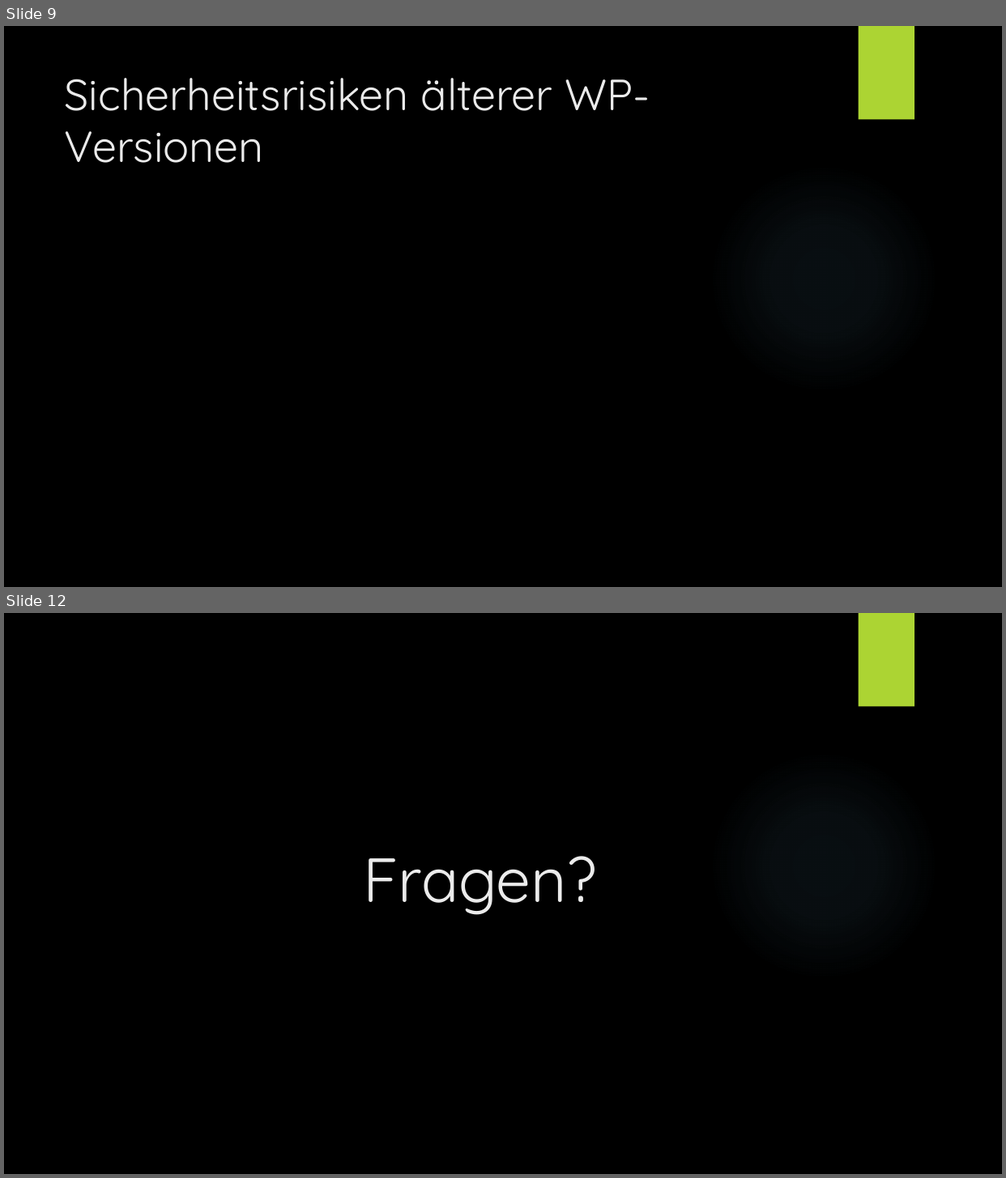
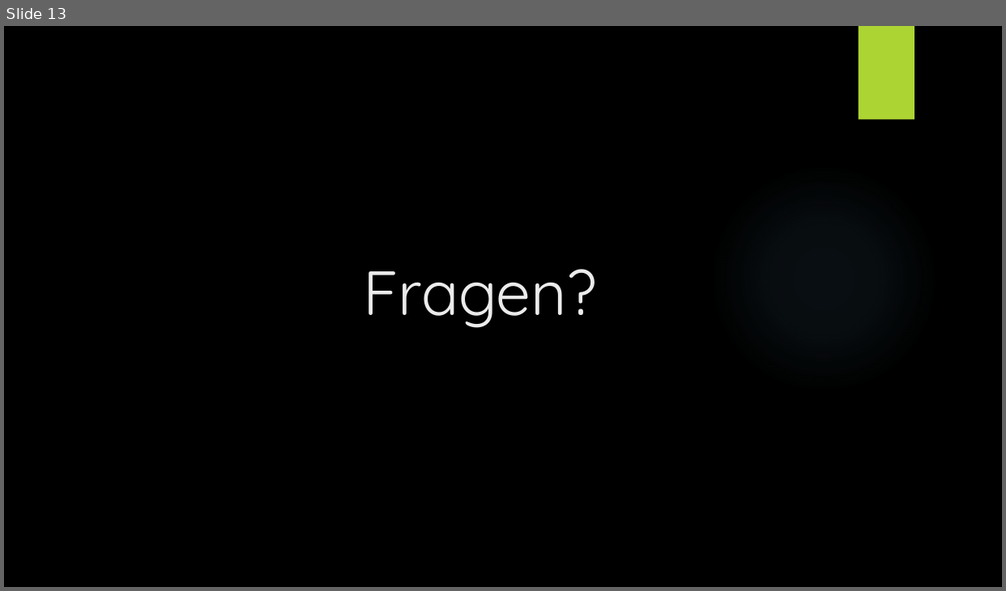
Before and after one commit to Tiim/Unibas-HS19-Internet-and-Secutity-project-webcrawler, a slide deck: Präsentation/Web Crawling.pptx. Shown one above the other, each under a label of ours: slides 9 and 12 before the commit, slide 13 after it; the slides between them are not shown. The pictures are 1006x1178 and 1006x591 pixels, drawn with LibreOffice and Linux fonts; fonts in the diff are those of the drawing; background and template pictures are left out. Boxes give left, top, right and bottom in pixels: in the first picture for what was removed or moved away, otherwise in the second. Text is boxed around its words. In the diff, an @@ line names an element or a change of style, - is before the commit and + after.

```diff
--- a/Präsentation/Web Crawling.pptx
+++ b/Präsentation/Web Crawling.pptx
@@ slide 9 removed at (x1=4, y1=26, x2=1002, y2=587), background picture (left out); not listed: 2 template elements that a slide beside it also shows @@
@@ title removed at (x1=65, y1=78, x2=650, y2=163) @@
-Sicherheitsrisiken älterer WP-Versionen
@@ what was slide 12 is now slide 13 @@
```
Also in this commit, not shown: 5 slides changed, 7 slides added, 5 other slides removed, 3 other files.
